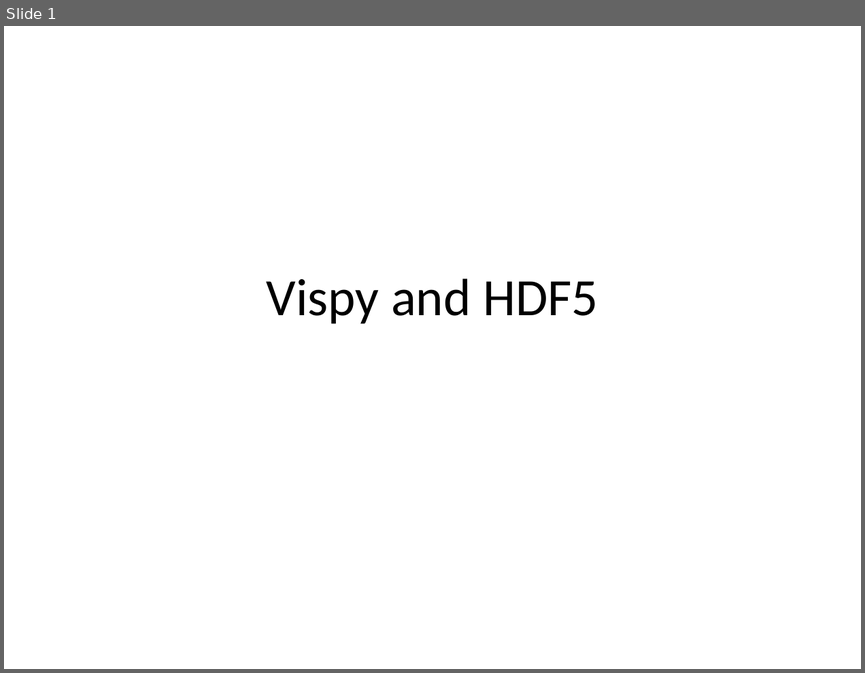
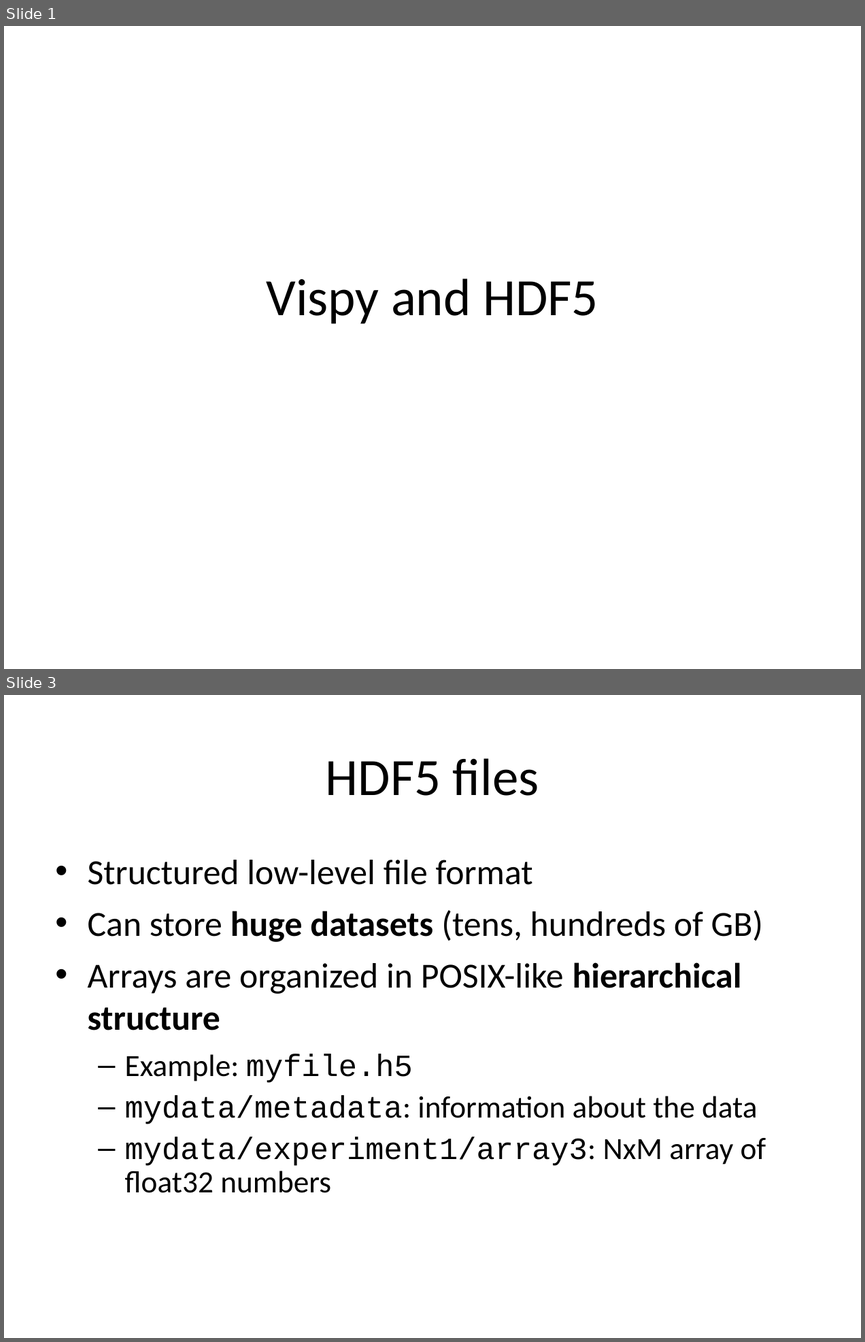
Before and after one commit to vispy/codecamp-esrf-2014, a slide deck: cr/5-hdf5/hdf5.ppt. Shown one above the other, each under a label of ours: slide 1 before the commit, slides 1 and 3 after it; the slides between them are not shown. The pictures are 865x673 and 865x1342 pixels, drawn with LibreOffice and Linux fonts; fonts in the diff are those of the drawing. Boxes give left, top, right and bottom in pixels: in the first picture for what was removed or moved away, otherwise in the second. Text is boxed around its words. In the diff, an @@ line names an element or a change of style, - is before the commit and + after.

Commit message:
Added CR's talk about HDF5.

```diff
--- a/cr/5-hdf5/hdf5.ppt
+++ b/cr/5-hdf5/hdf5.ppt
@@ slide 3 added at [4,695,861,1338], background #FFFFFF @@
@@ title added at [326,758,539,796], 44 pt, text #000000 @@
+HDF5 files
@@ text added at [88,860,766,1193], 29.6 pt, text #000000 @@
+• Structured low-level file format
+• Can store huge datasets (tens, hundreds of GB)
+• Arrays are organized in POSIX-like hierarchical structure
+  – Example: myfile.h5
+  – mydata/metadata: information about the data
+  – mydata/experiment1/array3: NxM array of float32 numbers
```
Also in this commit, not shown: 8 other slides added, 20 other files.
